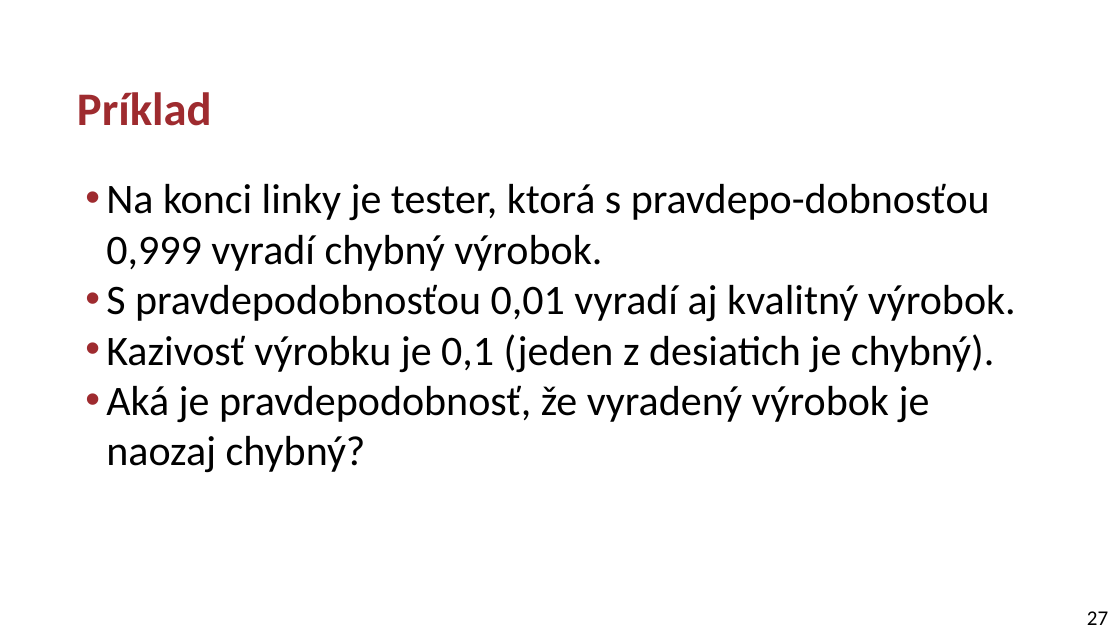
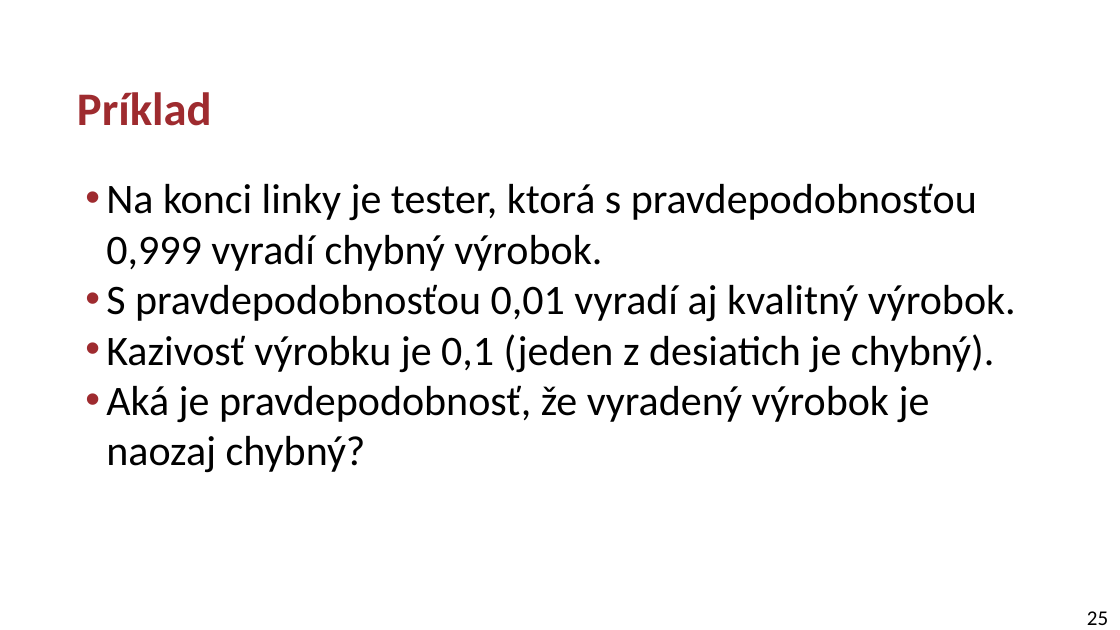
Before and after one commit to kocurvik/edu, a slide deck: slide 25 of RO/prednasky/p02.pptx (slide 27 before the commit). Drawn at 1120x630 pixels with LibreOffice and Linux fonts; fonts in the diff are those of the drawing. Boxes give left, top, right and bottom in pixels: in the first picture for what was removed or moved away, otherwise in the second. Text is boxed around its words. In the diff, an @@ line names an element or a change of style, - is before the commit and + after.

Commit message:
RO p02

```diff
--- a/RO/prednasky/p02.pptx
+++ b/RO/prednasky/p02.pptx
@@ text at box(106, 183, 977, 271): text changed @@
-• Na konci linky je tester, ktorá s pravdepo-dobnosťou 0,999 vyradí chybný výrobok.
+• Na konci linky je tester, ktorá s pravdepodobnosťou 0,999 vyradí chybný výrobok.
@@ page number at box(1087, 611, 1108, 625): text changed @@
-27
+25
```
Also in this commit, not shown: 10 other slides changed, 2 slides removed.
